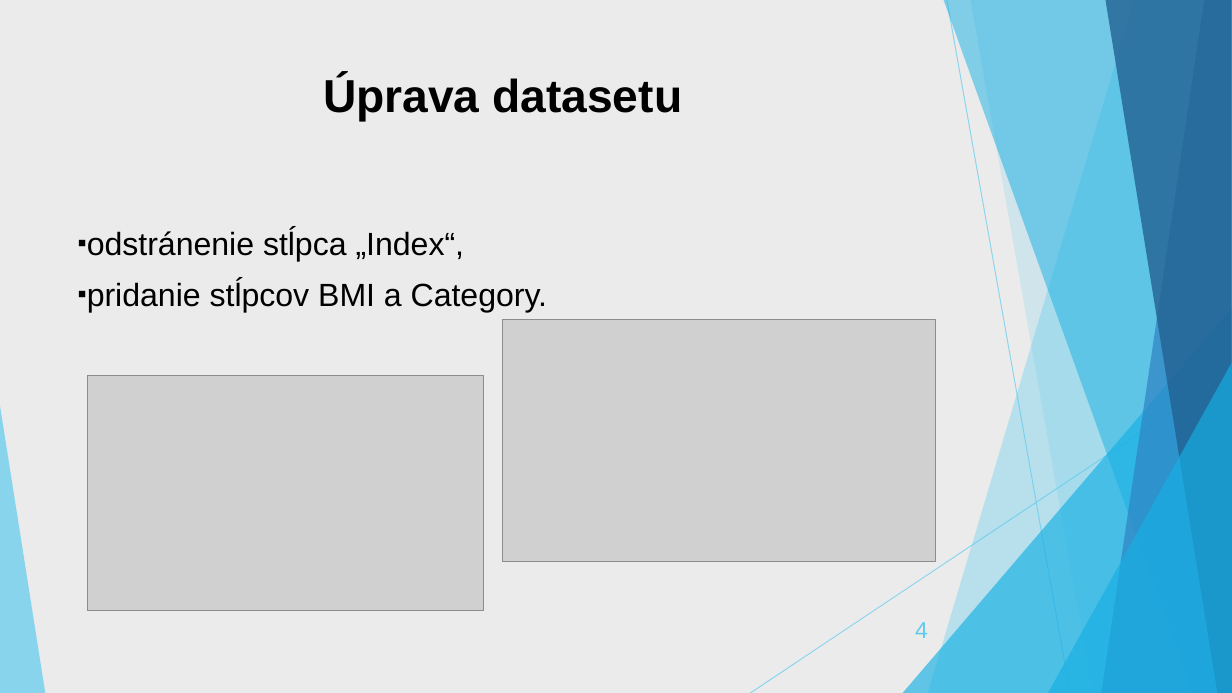
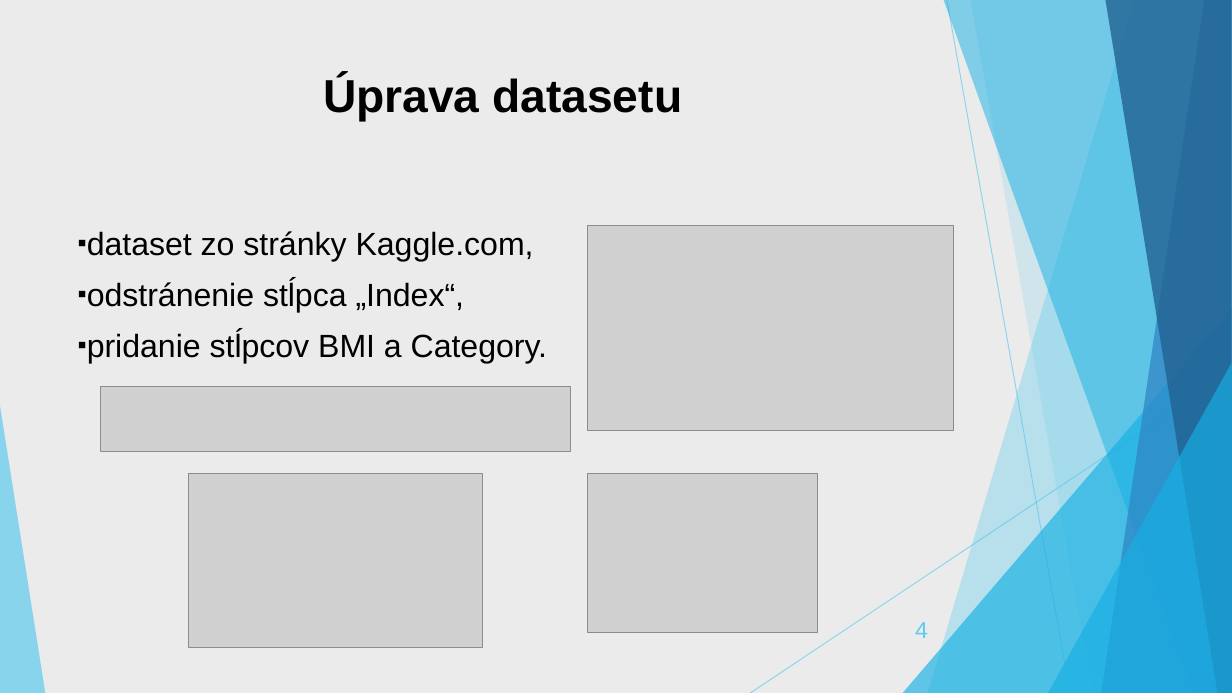
Before and after one commit to oliverolah97/Olah_NS2021, a slide deck: slide 4 of Olah_NS2021.pptx. Drawn at 1232x693 pixels with LibreOffice and Linux fonts; fonts in the diff are those of the drawing; grey boxes stand for pictures. Boxes give left, top, right and bottom in pixels: in the first picture for what was removed or moved away, otherwise in the second. Text is boxed around its words. In the diff, an @@ line names an element or a change of style, - is before the commit and + after.

```diff
--- a/Olah_NS2021.pptx
+++ b/Olah_NS2021.pptx
@@ text at (x1=87, y1=231, x2=534, y2=261): paragraph added @@
+▪ dataset zo stránky Kaggle.com,
@@ picture resized from (x1=503, y1=320, x2=936, y2=562) to (x1=588, y1=226, x2=954, y2=431) @@
@@ picture added at (x1=101, y1=386, x2=570, y2=451) @@
@@ picture resized from (x1=88, y1=376, x2=483, y2=611) to (x1=189, y1=473, x2=482, y2=647) @@
@@ picture added at (x1=588, y1=473, x2=818, y2=632) @@
```
Also in this commit, not shown: 6 other slides changed.
